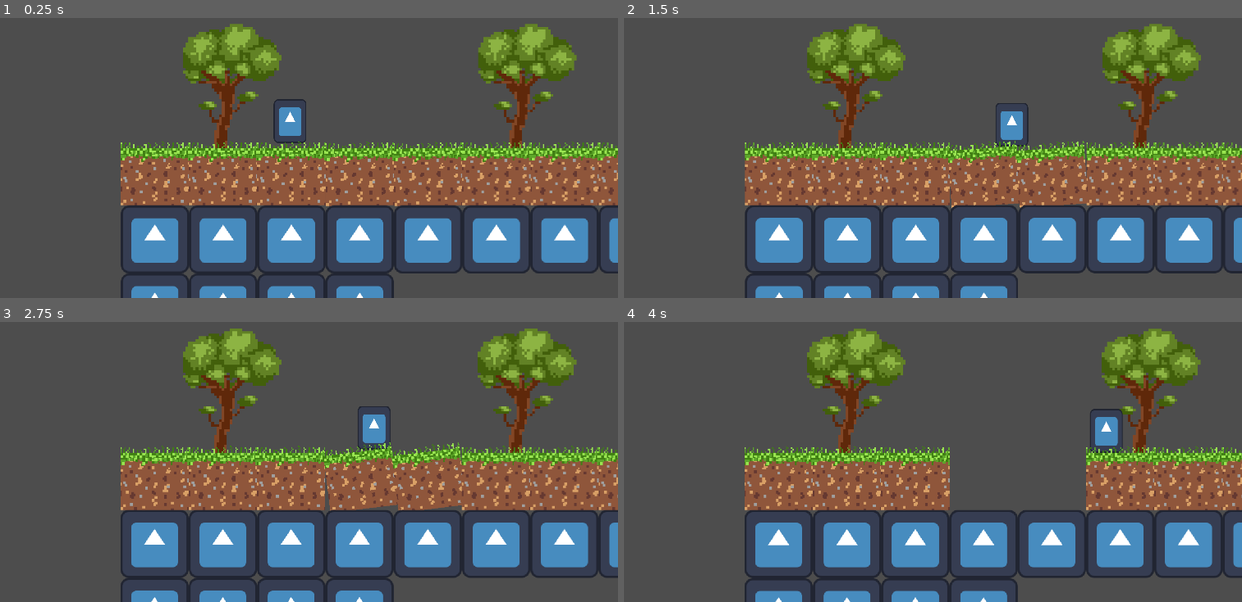
Above: before the commit, frames 1-4 (two rows, left to right).
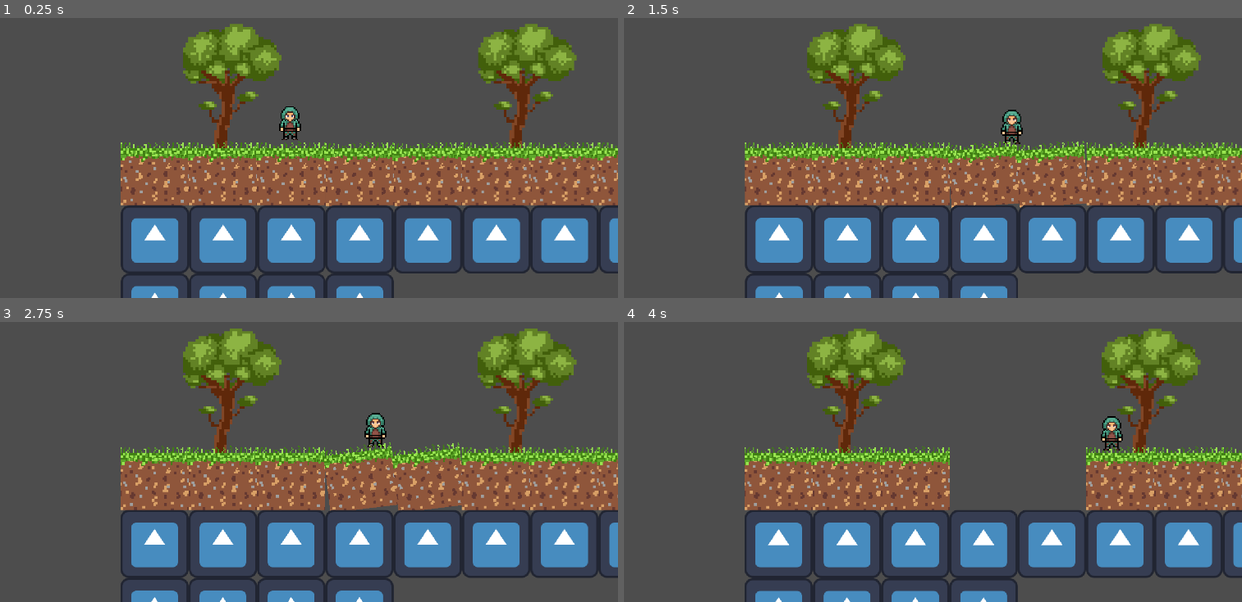
Above: after the commit, the same moments.

Repository: KOEGlike/campfire-mining
Game: Godot game, scene res://main.tscn
The game is run twice, just before and just after one commit, with the same random seed, the same clock (stepped at 60 frames per second) and the same inputs. The engine's default icon, where the game draws it, is replaced by a stand-in: a white triangle on a blue panel in a dark square.
Inputs:
- Up to frame 1 (0.25 s): no input
- Up to frame 2 (1.5 s): tap Enter (ui_accept) at 0.5, 0.77 s; hold Right (ui_right) from 0.53 s (still down)
- Up to frame 3 (2.75 s): tap Enter (ui_accept) at 1.52 s; release Right (ui_right) at 2.03 s; hold Left (ui_left) from 2.03 s (still down)
- Up to frame 4 (4 s): release Left (ui_left) at 2.78 s; hold Right (ui_right) from 2.78 s (still down); tap Enter (ui_accept) at 3.02, 3.77 s

The runs differ from the first frame. In frame 1, 0.5% of the frame differs, in the area x 44-50%, y 28-45%; in frame 2, 0.5%; in frame 3, 0.5%; in frame 4, 0.6%, in the area x 75-81%, y 30-47%.

Commit message:
added player sprites

Diff:
--- a/surface/player/player.tscn
+++ b/surface/player/player.tscn
@@ -1,25 +1,91 @@
 [gd_scene format=3 uid="uid://cnth4b1iqpx1"]
 
-[ext_resource type="Texture2D" uid="uid://dlvtjvm1hincc" path="res://icon.svg" id="1_oul6g"]
 [ext_resource type="Script" uid="uid://birblxg3mgtjw" path="res://player/player.gd" id="1_rkbax"]
 [ext_resource type="PackedScene" uid="uid://cv64aiks2pdga" path="res://utility/wobble.tscn" id="3_g1dw6"]
 [ext_resource type="Script" uid="uid://k5q5f7c0vqcq" path="res://player/camera_2d.gd" id="3_yw30f"]
+[ext_resource type="Texture2D" uid="uid://ev2wcgl0vma4" path="res://player/player.png" id="4_yw30f"]
 
 [sub_resource type="CapsuleShape2D" id="CapsuleShape2D_rkbax"]
-radius = 48.0
-height = 128.48
+radius = 32.0
+height = 112.0
+
+[sub_resource type="AtlasTexture" id="AtlasTexture_qjkh3"]
+atlas = ExtResource("4_yw30f")
+region = Rect2(0, 0, 32, 32)
+
+[sub_resource type="AtlasTexture" id="AtlasTexture_g6k8r"]
+atlas = ExtResource("4_yw30f")
+region = Rect2(0, 0, 32, 32)
+
+[sub_resource type="AtlasTexture" id="AtlasTexture_boad6"]
+atlas = ExtResource("4_yw30f")
+region = Rect2(32, 0, 32, 32)
+
+[sub_resource type="AtlasTexture" id="AtlasTexture_rgyib"]
+atlas = ExtResource("4_yw30f")
+region = Rect2(96, 0, 32, 32)
+
+[sub_resource type="AtlasTexture" id="AtlasTexture_hg6s5"]
+atlas = ExtResource("4_yw30f")
+region = Rect2(128, 0, 32, 32)
+
+[sub_resource type="AtlasTexture" id="AtlasTexture_8t03j"]
+atlas = ExtResource("4_yw30f")
+region = Rect2(64, 0, 32, 32)
+
+[sub_resource type="AtlasTexture" id="AtlasTexture_2ieo8"]
+atlas = ExtResource("4_yw30f")
+region = Rect2(96, 0, 32, 32)
+
+[sub_resource type="SpriteFrames" id="SpriteFrames_ebec5"]
+animations = [{
+"frames": [{
+"duration": 1.0,
+"texture": SubResource("AtlasTexture_qjkh3")
+}],
+"loop": true,
+"name": &"default",
+"speed": 5.0
+}, {
+"frames": [{
+"duration": 1.0,
+"texture": SubResource("AtlasTexture_g6k8r")
+}, {
+"duration": 1.0,
+"texture": SubResource("AtlasTexture_boad6")
+}],
+"loop": true,
+"name": &"jump",
+"speed": 5.0
+}, {
+"frames": [{
+"duration": 1.0,
+"texture": SubResource("AtlasTexture_rgyib")
+}, {
+"duration": 1.0,
+"texture": SubResource("AtlasTexture_hg6s5")
+}],
+"loop": true,
+"name": &"jump_walk",
+"speed": 5.0
+}, {
+"frames": [{
+"duration": 1.0,
+"texture": SubResource("AtlasTexture_8t03j")
+}, {
+"duration": 1.0,
+"texture": SubResource("AtlasTexture_2ieo8")
+}],
+"loop": true,
+"name": &"walk",
+"speed": 5.0
+}]
 
 [node name="Player" type="CharacterBody2D" unique_id=874400125]
 script = ExtResource("1_rkbax")
 
 [node name="CollisionShape2D" type="CollisionShape2D" parent="." unique_id=408051550]
-position = Vector2(0, -8)
 shape = SubResource("CapsuleShape2D_rkbax")
-
-[node name="Icon" type="Sprite2D" parent="." unique_id=907329932]
-position = Vector2(-1.3113022e-06, -8)
-scale = Vector2(0.75, 1)
-texture = ExtResource("1_oul6g")
 
 [node name="Camera2D" type="Camera2D" parent="." unique_id=573020501]
 script = ExtResource("3_yw30f")
@@ -27,3 +93,12 @@
 [node name="Wobble" parent="Camera2D" unique_id=1601786016 node_paths=PackedStringArray("node") instance=ExtResource("3_g1dw6")]
 node = NodePath("..")
 wobble_time = 7
+
+[node name="AnimatedSprite2D" type="AnimatedSprite2D" parent="." unique_id=225672538]
+position = Vector2(0, -16)
+scale = Vector2(4, 4)
+sprite_frames = SubResource("SpriteFrames_ebec5")
+animation = &"jump"
+frame_progress = 0.01691605
+
+[node name="AnimationPlayer" type="AnimationPlayer" parent="." unique_id=1372765547]
Binary file added: surface/player/player.png
Not shown, added: surface/player/player.png.import
